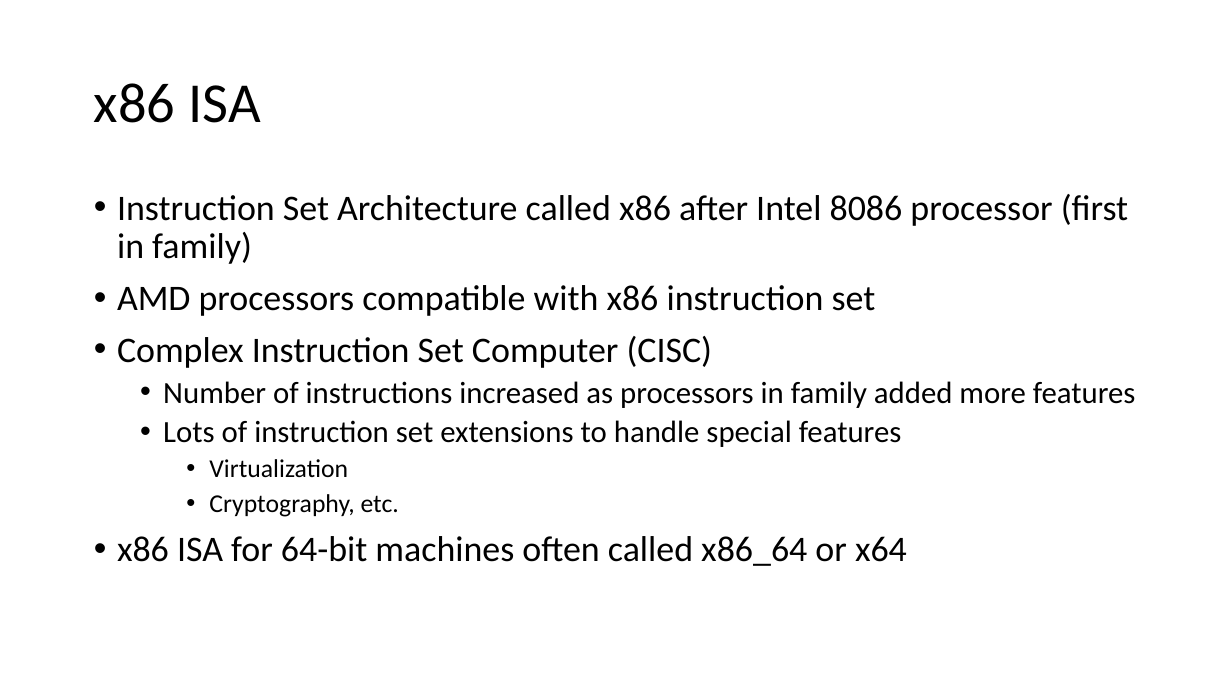
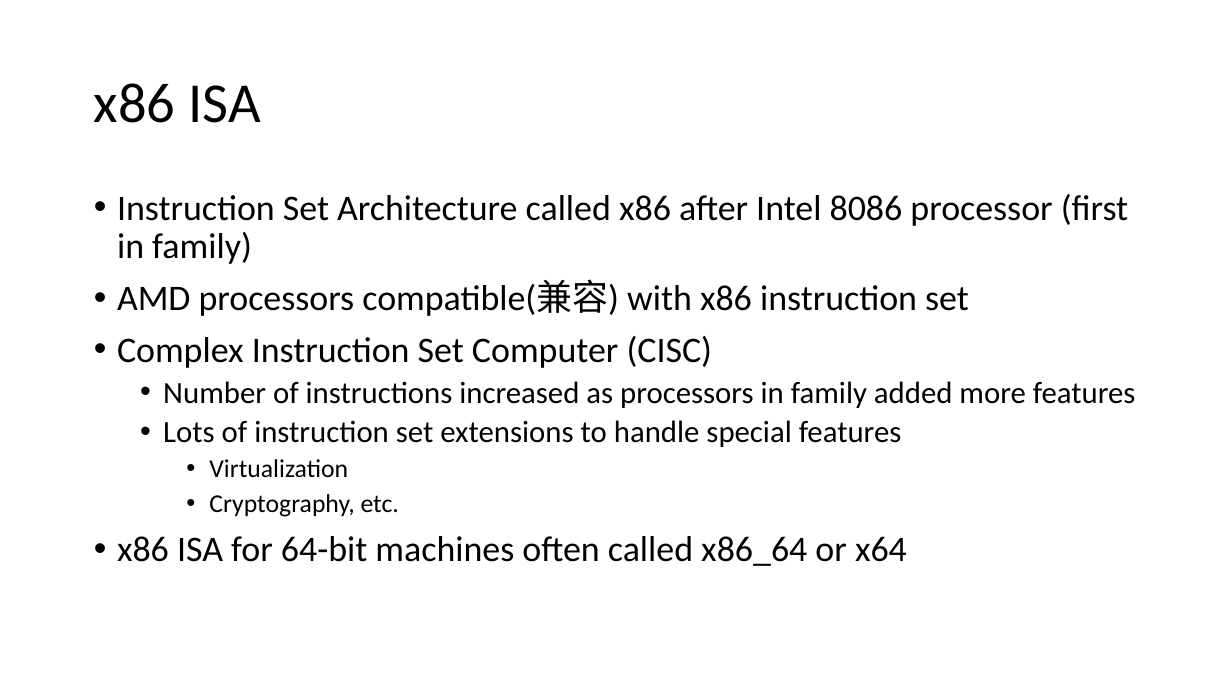
Before and after one commit to vcboy1/Leeds, a slide deck: slide 25 of 26fall/1860/Lecture/Week1/Lecture 1.1.2.pptx. Drawn at 1232x693 pixels with LibreOffice and Linux fonts; fonts in the diff are those of the drawing; background and template pictures are left out. Boxes give left, top, right and bottom in pixels: in the first picture for what was removed or moved away, otherwise in the second. Text is boxed around its words. In the diff, an @@ line names an element or a change of style, - is before the commit and + after.

```diff
--- a/26fall/1860/Lecture/Week1/Lecture 1.1.2.pptx
+++ b/26fall/1860/Lecture/Week1/Lecture 1.1.2.pptx
@@ text at <box>117,280,969,316</box>: text changed @@
-• AMD processors compatible with x86 instruction set
+• AMD processors compatible(兼容) with x86 instruction set
```
Also in this commit, not shown: 5 other slides changed, 7 other files.
